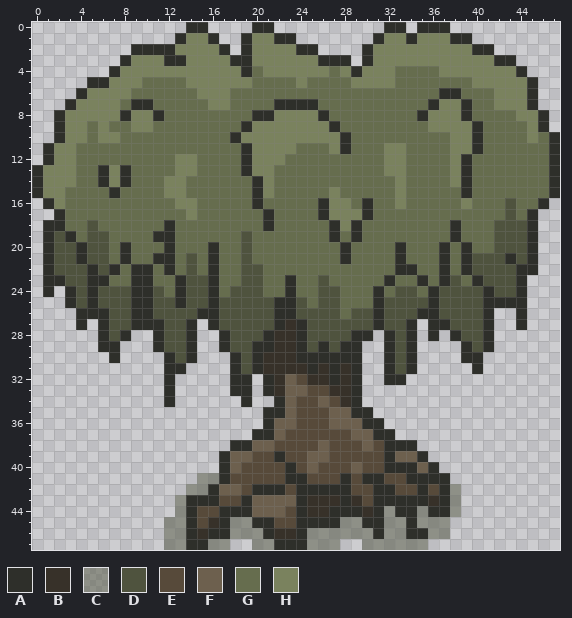
Two states of a pixel-art sprite, pokeslend.gmx/sprites/images/sprite45_0.png. The picture above is the old version.
The file is 48x48 pixels.
Palette (. is transparent): A #2e2f2a  B #373129  C #4f533e80  D #4f533e  E #574a3a  F #6d604e  G #666d4e  H #7a825e
After the commit:
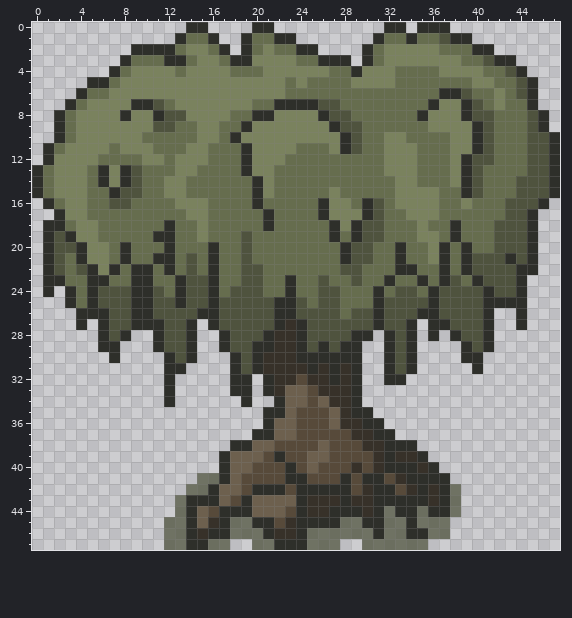
The exact change:
colour C: #4f533e80 -> #4f533ebf
Changed rows in their new state; - is a pixel that keeps its letter.
first column x 1:
 1 -------------GG----GG----------GG-GGD---------
 2 ------------G--G---G-GG-------G-----GGG-------
 3 --------GGG--G--G------GG-----G-------GGD-----
 4 -------G----G----GG--------G------------GGD---
 5 ------G--HHHH------HHH-------------------GGD--
 6 ----GG--HHHHHH---HHHHH----------------D---GD--
 7 ---G---H--D-HHH--HH------DD------------D--GG--
 8 --G--------DDHHHH---------DD-----------DD--GD-
 9 --G-H-HH--DD--HH-----------DD-----------D---D-
10 --G-H--HH-----HH------------D--HH-------D---DD
11 -G-HHH-HHH---HH-------------D----H------D---DD
12 ---HH----HH---H------------------H-----DD---DD
13 G--H----D------------------------H-----D----DD
14 G--H----D------------------------H-----D---DDD
15 G-HH---DD------------------------HHH---D---DDD
16 -GHH--DD------H---------------D--HHH-------DD-
17 --HH----------H---------------D--HHH-------D--
18 ---HH---------H--------------DD---H-----------
19 ---HHG--------H--------------DD---HH----------
20 ----HH----------------------DD-----H----------
21 --G-HH----------------------DD-----H----------
22 --G--H---------------------DD-----------------
23 --GG------------------------D-----------------
24 ---G------------------------------------------
25 ---G------------------------------------------
first column x 15:
32 --------B-------------
33 -----------B----------
34 ---------F--B---------
35 -------------B--------
36 -------------BB-------
37 --------F-----BB------
38 ---------------BB-----
39 -----F----------B-BB--
40 ----F---------B-B---B-
41 ---F--------------B---
42 ---------------B---B-B
43 --F------------B------
44 F---------------------
45 F-------B-------------
Boxes around the changes in both pictures, in picture pixels (x1, y1, x2, y2):
changed: (43, 33, 549, 308)
changed: (164, 374, 461, 550)
